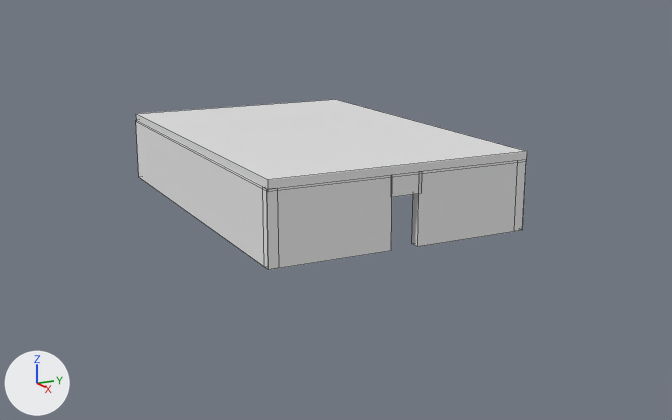
The Blender file Badass_Upgrade/DESIGN/Habitacio3(parets,texturaTerra)/paretsHabitacio3.blend, before and after one commit.
One viewpoint serves both versions: a camera (50 mm lens) standing at (35.0, -17.6, 10.7) and looking at (-8.1, 4.5, -2.0). The lights are fixed; the arrows at lower left show +X, +Y and +Z. Mesh edges are drawn as thin lines.

Script lines for the objects in view, before the commit:
```python
ob_cube = bpy.data.objects.new('Cube', me_cube)
ob_cube.location = (0.0, 0.0, 0.0)
ob_cube.scale = (0.25, 3.0, 1.75)
ob_cube_001 = bpy.data.objects.new('Cube.001', me_cube_001)
ob_cube_001.location = (0.0, 7.41, 0.0)
ob_cube_001.scale = (0.25, 3.0, 1.75)
ob_cube_002 = bpy.data.objects.new('Cube.002', me_cube_002)
ob_cube_002.location = (-9.79, -2.75, 0.0)
ob_cube_002.rotation_euler = (0.0, 0.0, 1.571)  # degrees (0, 0, 90)
ob_cube_002.scale = (0.25, 10.0, 1.75)
ob_cube_003 = bpy.data.objects.new('Cube.003', me_cube_003)
ob_cube_003.location = (-9.74, 10.16, 0.0)
ob_cube_003.rotation_euler = (0.0, 0.0, 1.571)  # degrees (0, 0, 90)
ob_cube_003.scale = (0.25, 10.0, 1.75)
ob_cube_006 = bpy.data.objects.new('Cube.006', me_cube_007)
ob_cube_006.location = (0.0, 3.75, 1.24)
ob_cube_006.scale = (0.25, 0.8, 0.5)
ob_cube_008 = bpy.data.objects.new('Cube.008', me_cube_004)
ob_cube_008.location = (-9.75, 3.74, 1.9)
ob_cube_008.scale = (10.0, 6.7, 0.25)
```
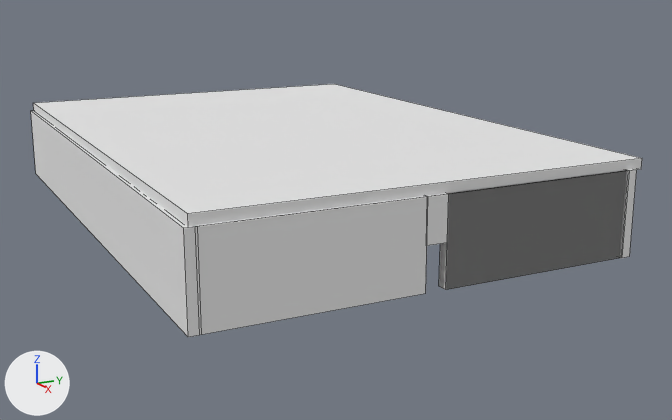
Diff of the bpy script that builds the scene:
```diff
--- a/Badass_Upgrade/DESIGN/Habitacio3(parets,texturaTerra)/paretsHabitacio3.blend.py
+++ b/Badass_Upgrade/DESIGN/Habitacio3(parets,texturaTerra)/paretsHabitacio3.blend.py
@@ me_cube_011 @@
+me_cube_011.from_pydata(...)  # a box spanning x -1.0..1.0, y -1.0..1.0, z -1.0..1.0; a box spanning x -1.0..1.0, y -1.0..1.0, z -1.0..1.0; a box spanning x -1.0..1.0, y -1.0..1.0, z -1.0..1.0
+me_cube_011.materials.append(mat_material)  # its picture is missing
@@ ob_cube_008 @@
 ob_cube_008 = bpy.data.objects.new('Cube.008', me_cube_004)
-ob_cube_008.location = (-9.75, 3.74, 1.9)
-ob_cube_008.scale = (10.0, 6.7, 0.25)
+ob_cube_008.location = (-9.97, 2.5, 2.2)
+ob_cube_008.scale = (15.0, 10.5, 0.25)
@@ ob_cube_003 @@
 ob_cube_003 = bpy.data.objects.new('Cube.003', me_cube_003)
-ob_cube_003.location = (-9.74, 10.16, 0.0)
+ob_cube_003.location = (-9.74, 12.29, 0.0)
 ob_cube_003.rotation_euler = (0.0, 0.0, 1.571)  # degrees (0, 0, 90)
-ob_cube_003.scale = (0.25, 10.0, 1.75)
+ob_cube_003.scale = (0.25, 15.0, 2.0)
@@ ob_cube_002 @@
 ob_cube_002 = bpy.data.objects.new('Cube.002', me_cube_002)
-ob_cube_002.location = (-9.79, -2.75, 0.0)
+ob_cube_002.location = (-9.79, -7.97, 0.0)
 ob_cube_002.rotation_euler = (0.0, 0.0, 1.571)  # degrees (0, 0, 90)
-ob_cube_002.scale = (0.25, 10.0, 1.75)
+ob_cube_002.scale = (0.25, 15.0, 2.0)
@@ ob_cube_001 @@
-ob_cube_001 = bpy.data.objects.new('Cube.001', me_cube_001)
-ob_cube_001.location = (0.0, 7.41, 0.0)
-ob_cube_001.scale = (0.25, 3.0, 1.75)
@@ ob_cube @@
 ob_cube = bpy.data.objects.new('Cube', me_cube)
-ob_cube.location = (0.0, 0.0, 0.0)
-ob_cube.scale = (0.25, 3.0, 1.75)
+ob_cube.location = (4.95, -3.05, 0.0)
+ob_cube.scale = (0.25, 4.75, 2.0)
@@ ob_cube_011 @@
+ob_cube_011 = bpy.data.objects.new('Cube.011', me_cube_011)
+ob_cube_011.location = (4.95, 7.41, 0.0)
+ob_cube_011.scale = (0.25, 4.75, 2.0)
```

Location of each change, (x1, y1, x2, y2) in pixels of the pictures (672 x 420 px):
'Cube.008', moved, rescaled (56% wider, 53% taller)
    before: (136, 99, 527, 192)
    after: (33, 84, 642, 227)
'Cube', moved, rescaled (84% wider, 49% taller)
    before: (267, 177, 392, 270)
    after: (197, 196, 428, 335)
'Cube.002', moved, rescaled (29% wider, 51% taller)
    before: (136, 120, 268, 269)
    after: (31, 111, 202, 337)
'Cube.011', added
    after: (439, 170, 627, 290)
'Cube.001', deleted
    before: (412, 163, 518, 246)
'Cube.003', moved, rescaled
    before: (514, 160, 526, 231)
    after: (620, 169, 637, 258)
